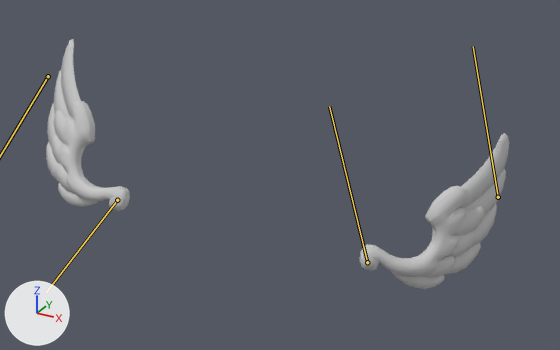
What one commit did to the FBX model Assets/art_assets/Ani/AB/suit_valentine02/suit_valentine02.FBX.
The view is the same before and after, from a 50 mm lens placed at (0.167, -0.219, 0.263), pointed at (0.019, 0.049, 0.129). The axes (+X, +Y, +Z) are drawn at lower left. The lights are the same throughout. Both versions are drawn at frame 40 of the action 'Take 001'; the numbers are the values there. The bones that bend it are drawn over the model as lines.

Objects in the first picture: 'suit_valentine02', 'suit_valentine04'.
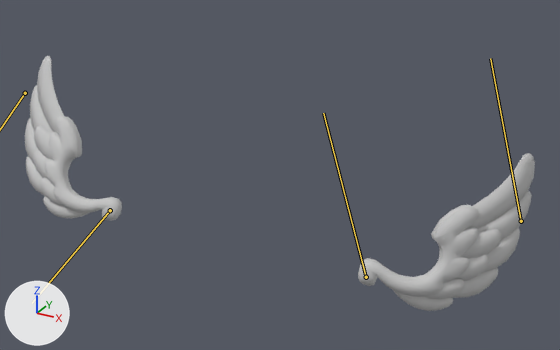
The change, as JSON lines over the scene's bpy script:
```json
{"block": "bone_suit_valentine02_bone01", "where": "bone_suit_valentine02_bone01 = bpy.data.objects['Armature'].pose.bones['suit_valentine02_bone01']"}
{"op": "set", "path": "bone_suit_valentine02_bone01.location", "old": "(0.34, 1.32, -9.12)", "new": "(0.49, 1.23, -8.73)"}
{"op": "set", "path": "bone_suit_valentine02_bone01.rotation_quaternion", "old": "(0.864, 0.107, 0.487, -0.063)", "new": "(0.912, 0.06, 0.401, -0.062)", "note": "degrees (14, 59, -1) -> degrees (5, 48, -6)"}
{"block": "bone_suit_valentine04_bone01", "where": "bone_suit_valentine04_bone01 = bpy.data.objects['Armature'].pose.bones['suit_valentine04_bone01']"}
{"op": "set", "path": "bone_suit_valentine04_bone01.location", "old": "(3.58, 0.37, -5.55)", "new": "(3.36, 0.27, -5.35)"}
{"op": "set", "path": "bone_suit_valentine04_bone01.rotation_quaternion", "old": "(0.965, 0.251, -0.072, -0.032)", "new": "(0.944, 0.295, -0.145, -0.039)", "note": "degrees (30, -7, -6) -> degrees (36, -15, -9)"}
{"op": "set", "path": "bone_suit_valentine04_bone01.scale", "old": "(1.0, 1.0, 1.0)", "new": "(0.94, 0.94, 0.94)"}
```

Pixel boxes (x1, y1, x2, y2) of what changed, in the pictures (560 x 350 px):
```json
{"object": "suit_valentine02", "change": "posed", "before": [359, 133, 509, 289], "after": [358, 153, 535, 311], "on screen": "18% wider"}
{"object": "suit_valentine04", "change": "posed", "before": [46, 39, 130, 211], "after": [25, 56, 122, 221], "on screen": "15% wider"}
{"bone": "suit_valentine02_bone01", "before": "(367, 262) to (329, 106)", "after": "(366, 277) to (323, 113)"}
{"bone": "suit_valentine04_bone01", "before": "(117, 200) to (46, 292)", "after": "(110, 210) to (32, 303)"}
```
